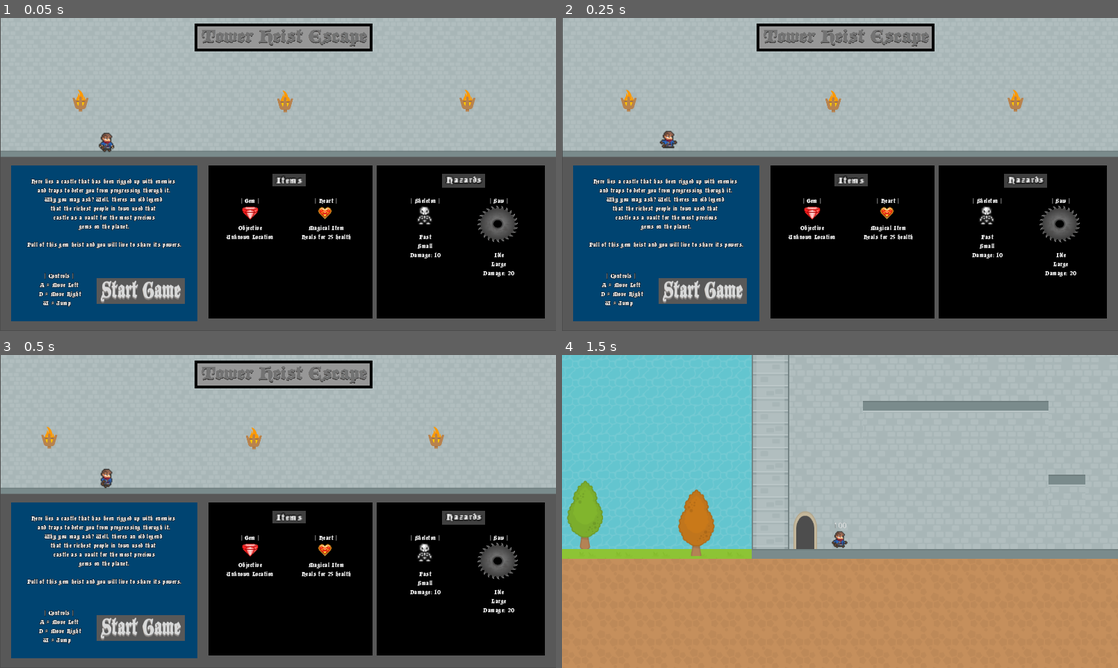
Above: before the commit, frames 1-4 (two rows, left to right).
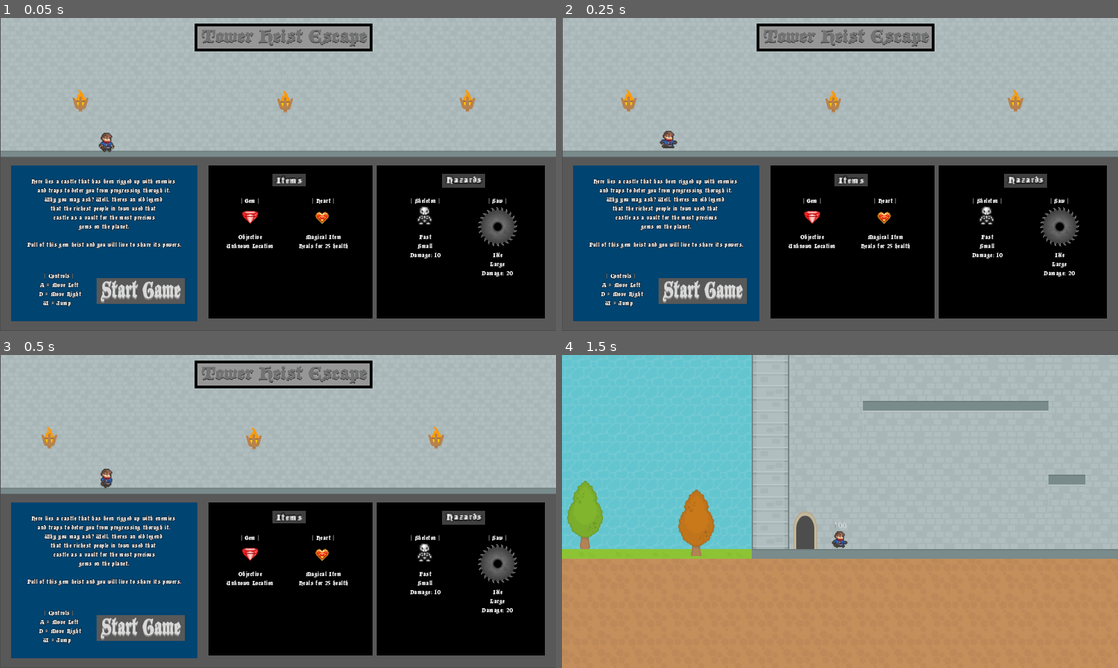
Above: after the commit, the same moments.

Repository: CodyMiner/FP-TowerHeistEscape
Game: Godot game, scene res://src/TitleScreen.tscn
Same seed, same stepped clock (60 frames per second), same inputs: the game is played once before the commit and once after it.
Inputs (mouse positions are in pixels of both pictures, inside the frame that each line leads up to):
- Up to frame 1 (0.05 s): no input
- Up to frame 2 (0.25 s): no input
- Up to frame 3 (0.5 s): no input
- Up to frame 4 (1.5 s): click (701, 627) at 0.5 s; tap Enter at 1.25 s; hold D (walk_right) from 1.28 s (still down)

The runs differ from the first frame. In frame 1, 1.1% of the frame differs, in the area x 40-94%, y 57-83%; in frame 2, 1.1%; in frame 3, 1.1%; in frame 4, nothing differs.

Commit message:
Changes button appearance

Diff:
--- a/project/src/TitleScreen.tscn
+++ b/project/src/TitleScreen.tscn
@@ -26,6 +26,22 @@
 resource_local_to_scene = true
 shader = SubResource( 1 )
 shader_param/scroll_speed = 0.125
+
+[sub_resource type="Animation" id=8]
+resource_name = "hover"
+loop = true
+tracks/0/type = "value"
+tracks/0/path = NodePath(".:position")
+tracks/0/interp = 1
+tracks/0/loop_wrap = true
+tracks/0/imported = false
+tracks/0/enabled = true
+tracks/0/keys = {
+"times": PoolRealArray( 0, 0.5 ),
+"transitions": PoolRealArray( 1, 1 ),
+"update": 0,
+"values": [ Vector2( 720, 584 ), Vector2( 720, 560 ) ]
+}
 
 [sub_resource type="Animation" id=3]
 resource_name = "anim"
@@ -44,6 +60,39 @@
 "values": [ 12, 13, 14, 15, 16, 17, 18, 19, 20 ]
 }
 
+[sub_resource type="Animation" id=10]
+resource_name = "rotate"
+length = 1.6
+loop = true
+tracks/0/type = "value"
+tracks/0/path = NodePath(".:rotation_degrees")
+tracks/0/interp = 1
+tracks/0/loop_wrap = true
+tracks/0/imported = false
+tracks/0/enabled = true
+tracks/0/keys = {
+"times": PoolRealArray( 0, 0.4, 0.8, 1.2, 1.6 ),
+"transitions": PoolRealArray( 1, 1, 1, 1, 1 ),
+"update": 0,
+"values": [ 0.0, 90.0, 180.0, 270.0, 360.0 ]
+}
+
+[sub_resource type="Animation" id=9]
+resource_name = "hover"
+loop = true
+tracks/0/type = "value"
+tracks/0/path = NodePath(".:position")
+tracks/0/interp = 1
+tracks/0/loop_wrap = true
+tracks/0/imported = false
+tracks/0/enabled = true
+tracks/0/keys = {
+"times": PoolRealArray( 0, 0.5 ),
+"transitions": PoolRealArray( 1, 1 ),
+"update": 0,
+"values": [ Vector2( 928, 560 ), Vector2( 928, 584 ) ]
+}
+
 [sub_resource type="DynamicFontData" id=4]
 font_path = "res://assets/Font/BlackCastleMF.ttf"
 
@@ -153,12 +202,15 @@
 [node name="Sprites" type="Node" parent="."]
 
 [node name="Gems" type="Sprite" parent="Sprites"]
-position = Vector2( 720, 560 )
+position = Vector2( 720, 571.726 )
 scale = Vector2( 1.92808, 1.88388 )
 texture = ExtResource( 10 )
 vframes = 6
 hframes = 5
 frame = 5
+
+[node name="AnimationPlayer" type="AnimationPlayer" parent="Sprites/Gems"]
+anims/hover = SubResource( 8 )
 
 [node name="PlayerSprite" type="Sprite" parent="Sprites"]
 position = Vector2( 312, 344 )
@@ -182,14 +234,21 @@
 texture = ExtResource( 8 )
 
 [node name="Saw" type="Sprite" parent="Sprites"]
-position = Vector2( 1432, 592 )
-scale = Vector2( 0.384361, 0.346155 )
+position = Vector2( 1432, 600 )
+rotation = 6.28319
+scale = Vector2( 0.374518, 0.373715 )
 texture = ExtResource( 7 )
 
+[node name="AnimationPlayer" type="AnimationPlayer" parent="Sprites/Saw"]
+anims/rotate = SubResource( 10 )
+
 [node name="Heart" type="Sprite" parent="Sprites"]
-position = Vector2( 936, 560 )
+position = Vector2( 928, 573.769 )
 scale = Vector2( 1.92808, 1.88388 )
 texture = ExtResource( 9 )
+
+[node name="AnimationPlayer" type="AnimationPlayer" parent="Sprites/Heart"]
+anims/hover = SubResource( 9 )
 
 [node name="Labels" type="Node" parent="."]
 
@@ -277,7 +336,7 @@
 }
 
 [node name="Saw" type="Label" parent="Labels"]
-margin_left = 1384.0
+margin_left = 1376.0
 margin_top = 512.0
 margin_right = 1488.0
 margin_bottom = 759.0
@@ -298,12 +357,13 @@
 }
 
 [node name="Heart" type="Label" parent="Labels"]
-margin_left = 864.0
+margin_left = 856.0
 margin_top = 512.0
-margin_right = 1014.0
+margin_right = 1006.0
 margin_bottom = 759.0
 custom_fonts/font = SubResource( 5 )
 text = "| Heart |
+
 
 
 Magical Item
@@ -320,6 +380,7 @@
 margin_bottom = 759.0
 custom_fonts/font = SubResource( 5 )
 text = "| Gem |
+
 
 
 Objective
@@ -345,5 +406,5 @@
 
 [node name="ThemeLoop" type="AudioStreamPlayer" parent="."]
 stream = ExtResource( 11 )
-volume_db = -15.0
+volume_db = -20.0
 [connection signal="pressed" from="Play" to="." method="_on_Play_pressed"]
Not shown: 1 places in project/src/TitleScreen.tscn that only renumber resources
